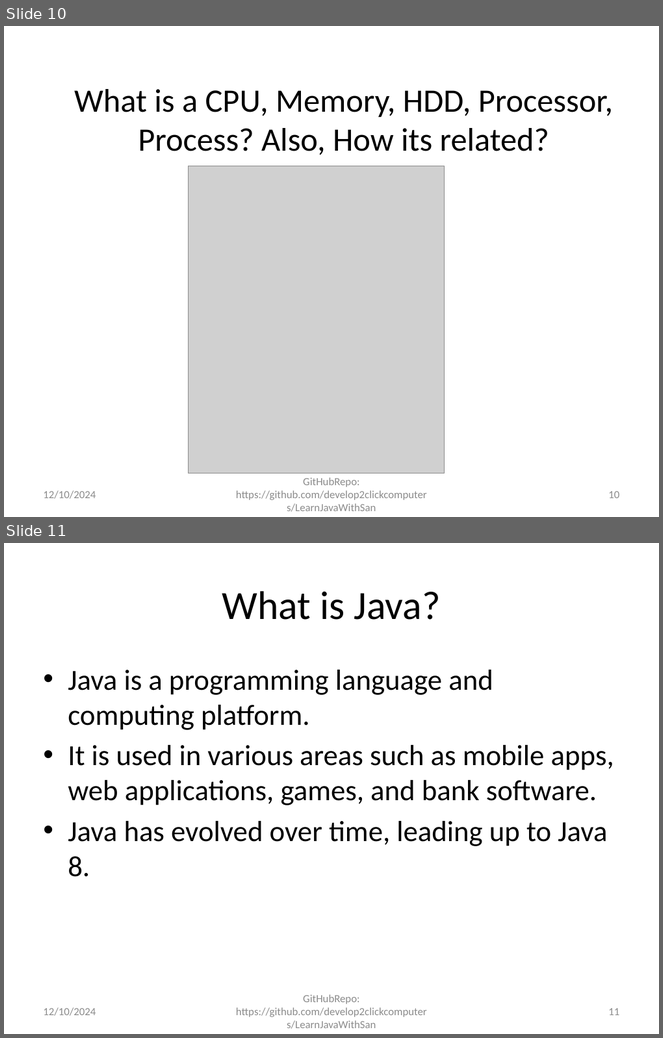
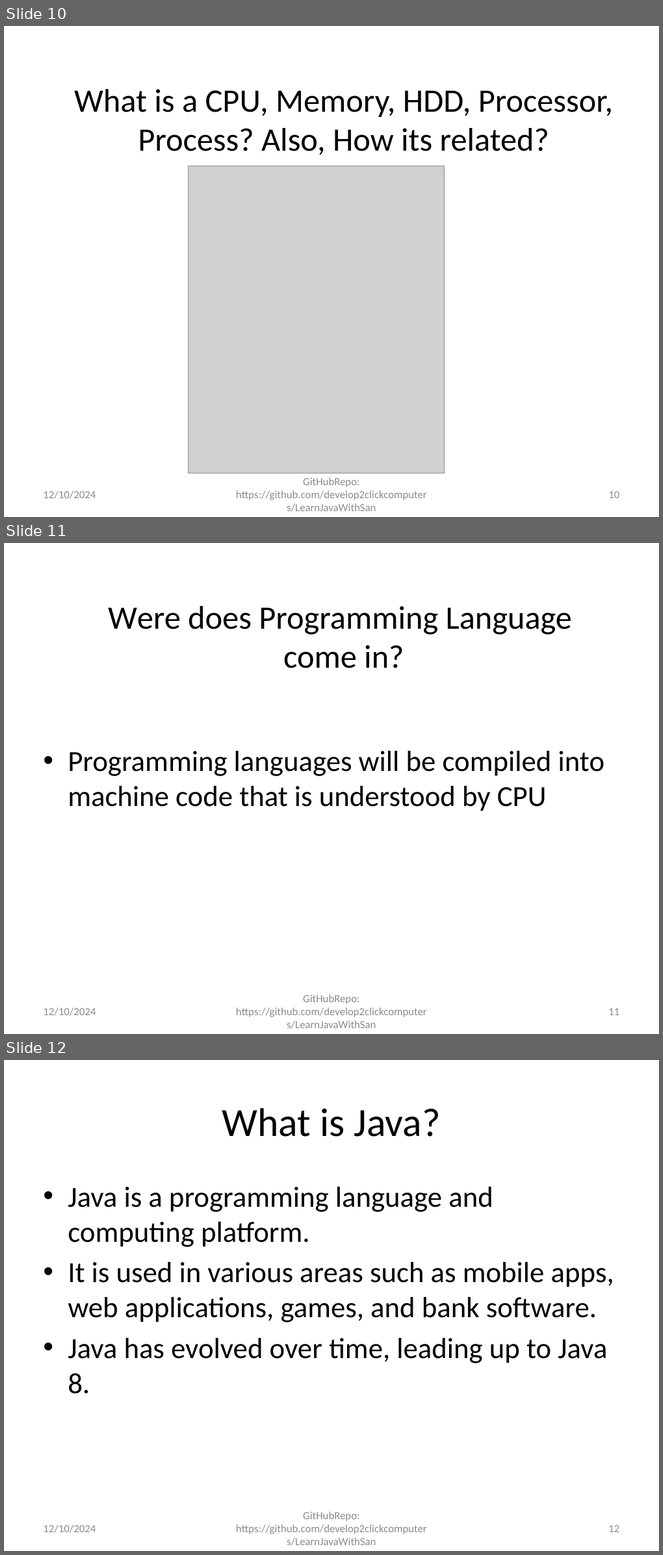
Before and after one commit to develop2clickcomputers/LearnJavaWithSan, a slide deck: Introduction_to_Java_8_for_Grade_10_Students.pptx. Shown one above the other, each under a label of ours: slides 10 and 11 before the commit, slides 10, 11 and 12 after it. The pictures are 663x1038 and 663x1555 pixels, drawn with LibreOffice and Linux fonts; fonts in the diff are those of the drawing; grey boxes stand for pictures. Boxes give left, top, right and bottom in pixels: in the first picture for what was removed or moved away, otherwise in the second. Text is boxed around its words. In the diff, an @@ line names an element or a change of style, - is before the commit and + after.

Commit message:
adding more topics to ppt

```diff
--- a/Introduction_to_Java_8_for_Grade_10_Students.pptx
+++ b/Introduction_to_Java_8_for_Grade_10_Students.pptx
@@ slide 11 added at box(4, 543, 659, 1034), background #FFFFFF @@
@@ title added at box(108, 606, 572, 668), 36 pt, text #000000 @@
+Were does Programming Language
+come in?
@@ text added at box(68, 751, 605, 811), 32 pt, text #000000 @@
+• Programming languages will be compiled into machine code that is understood by CPU
@@ text added at box(43, 1008, 96, 1016), 12 pt, text #8C8C8C @@
+12/10/2024
@@ text added at box(236, 995, 427, 1029), 12 pt, text #8C8C8C @@
+GitHubRepo: https://github.com/develop2clickcomputers/LearnJavaWithSan
@@ page number added at box(608, 1008, 620, 1016), 12 pt, text #8C8C8C @@
+11
@@ what was slide 11 is now slide 12 @@
@@ page number at box(608, 1525, 620, 1533): text changed @@
-11
+12
```
